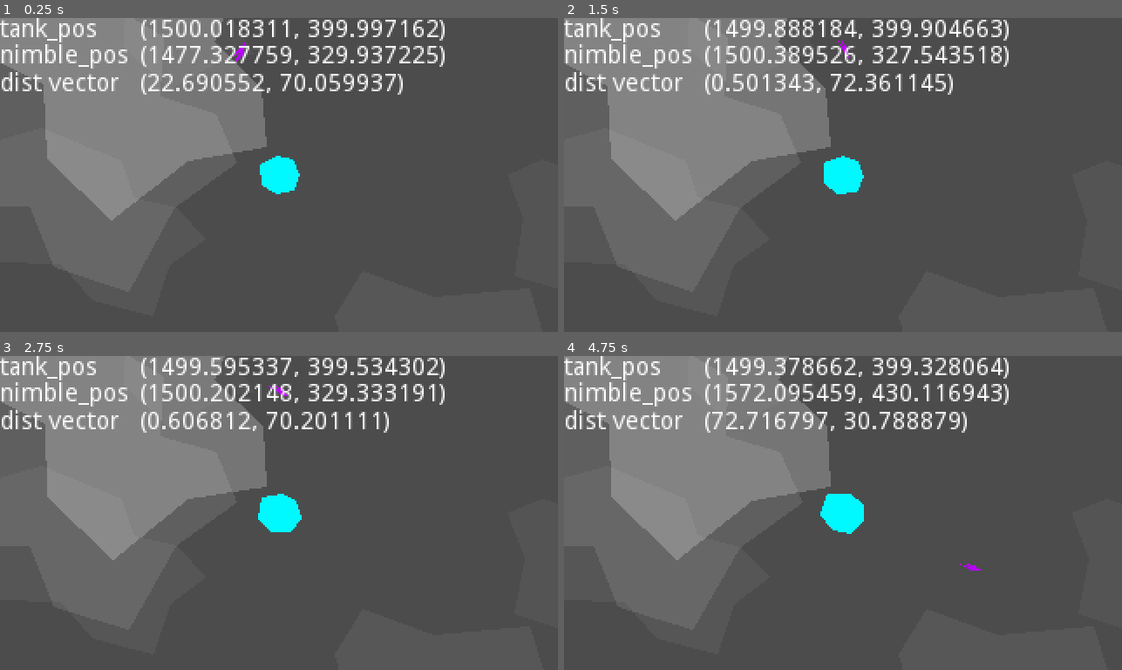
Above: before the commit, frames 1-4 (two rows, left to right).
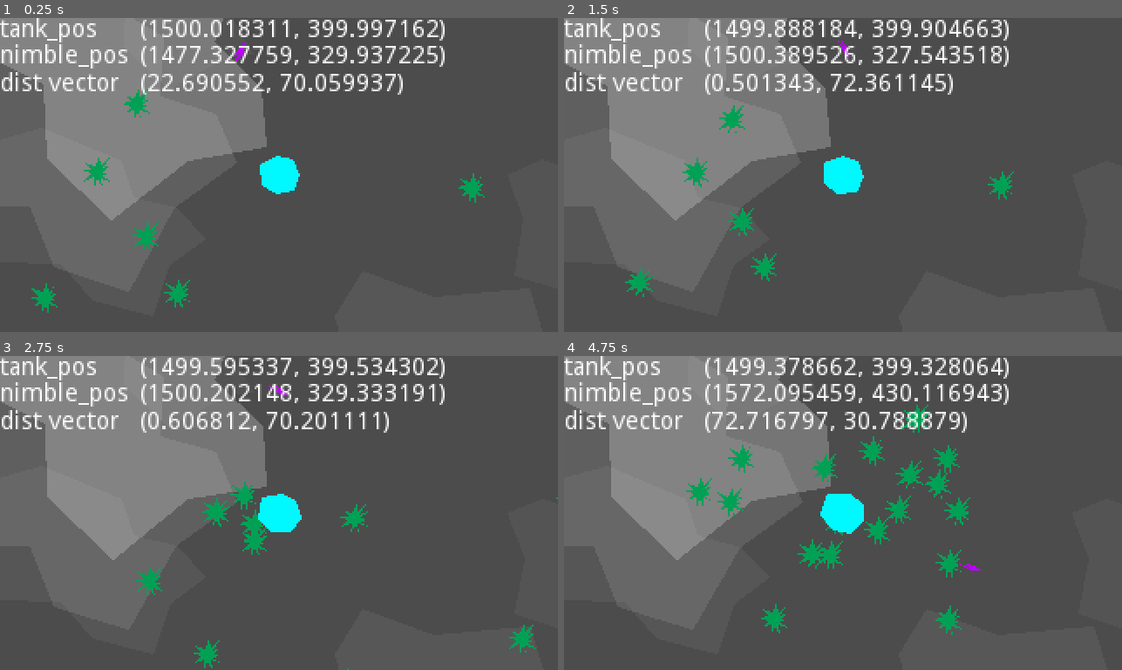
Above: after the commit, the same moments.

Repository: weresharks/krak-jam-2022
Game: Godot game, scene res://Main.tscn
Two runs of this game, one before a commit and one after it. Both use one fixed random seed, a clock stepped at 60 frames per second and the inputs below.
Inputs:
- Up to frame 1 (0.25 s): no input
- Up to frame 2 (1.5 s): hold D (nimble_right) 0.53-1.28 s; hold S (nimble_back) from 1.28 s (still down)
- Up to frame 3 (2.75 s): release S (nimble_back) at 2.03 s; hold D (nimble_right) from 2.03 s (still down)
- Up to frame 4 (4.75 s): release D (nimble_right) at 2.78 s; hold W (nimble_forward) 2.78-3.53 s; hold A (nimble_left) from 3.53 s (still down)

The runs differ from the first frame. In frame 1, 1.1% of the frame differs, in the area x 5-87%, y 22-94%; in frame 2, 1.1%; in frame 3, 1.4%; in frame 4, 2.9%, in the area x 21-73%, y 15-89%.

Commit message:
+ BaseMob and base behavior

Diff:
--- /dev/null
+++ b/game/BaseMob.gd
@@ -0,0 +1,54 @@
+extends Node2D
+
+
+export var tank_detection_range: float = 300
+export var base_speed: float = 50
+export var speed_variation: float = 10
+
+export var hunting_impulse: float = 0.3
+
+export var slowdown_impulse: float = 0.3
+export var slowdown_cutoff_speed: float = 5
+
+export var max_spontaneous_speed: float = 10
+export var spontaneous_impulse = 2
+
+
+var tank_detection_range_squared: float
+var tank_pos: Vector2
+var speed: float
+var velocity: Vector2 = Vector2.ZERO
+
+
+func start(pos: Vector2):
+	position = pos
+	speed = base_speed + rand_range(-speed_variation, speed_variation)
+
+
+# Called when the node enters the scene tree for the first time.
+func _ready():
+	tank_detection_range_squared = tank_detection_range * tank_detection_range
+
+func update_tank_pos(_tank_pos: Vector2):
+	tank_pos = _tank_pos
+
+
+# Called every frame. 'delta' is the elapsed time since the previous frame.
+func _process(delta):
+	var hunting: Vector2 = Vector2.ZERO
+	var slowdown: Vector2 = Vector2.ZERO
+	var spontaneous: Vector2 = Vector2.ZERO
+
+	var tank_dist_2 = position.distance_squared_to(tank_pos)
+	if tank_dist_2 < tank_detection_range_squared:
+		var tank_dir = position.direction_to(tank_pos)
+		hunting = tank_dir * hunting_impulse
+	else:
+		spontaneous = Vector2.UP.rotated(rand_range(0, 2 * PI)) * spontaneous_impulse
+
+		if velocity.length() >= slowdown_cutoff_speed:
+			slowdown = - velocity.normalized() * slowdown_impulse
+
+	velocity = velocity + hunting + slowdown + spontaneous
+
+	position += velocity * delta
--- /dev/null
+++ b/game/BaseMob.tscn
@@ -0,0 +1,17 @@
+[gd_scene load_steps=3 format=2]
+
+[ext_resource path="res://BaseMob.gd" type="Script" id=1]
+
+[sub_resource type="CircleShape2D" id=1]
+radius = 47.3814
+
+[node name="BaseMob" type="Node2D"]
+scale = Vector2( 0.15, 0.15 )
+script = ExtResource( 1 )
+
+[node name="Polygon2D" type="Polygon2D" parent="."]
+color = Color( 0, 0.635294, 0.337255, 1 )
+polygon = PoolVector2Array( 4, -66, 9, -23, 41, -59, 17, -16, 52, -29, 16, -1, 54, 2, 13, 7, 51, 33, 9, 19, 14, 57, -2, 24, -17, 54, -14, 18, -53, 32, -23, 4, -65, -9, -22, -11, -52, -40, -11, -25 )
+
+[node name="CollisionShape2D" type="CollisionShape2D" parent="."]
+shape = SubResource( 1 )
--- a/game/Main.gd
+++ b/game/Main.gd
@@ -8,11 +8,21 @@
 export var min_zoom_distance_y: float = 75
 export var max_zoom_distance_y: float = 500
 
+export var num_mobs: int = 100
+export var mob_margin: int = 100
+var mob_scene: PackedScene = load("res://BaseMob.tscn")
+
+export var scene_size: Vector2 = Vector2(3000, 800)
+
+
+var tank_pos: Vector2
+var mobs: Array = []
+
 # Called when the node enters the scene tree for the first time.
 func _ready():
 	randomize()
-	$Tank.start(Vector2(3000, 800))
-	var tank_pos: Vector2 = $Tank.position
+	$Tank.start(scene_size)
+	tank_pos = $Tank.position
 
 	var nimble_displacement_mag: float = (
 		initial_nimble_displacement +
@@ -22,6 +32,21 @@
 	$Nimble.update_tank_pos(tank_pos)
 	$Nimble.start(tank_pos + nimble_displacement)
 
+	spawn_mobs()
+
+func spawn_mobs():
+	for i in range(0, num_mobs):
+		var mob = mob_scene.instance()
+		mobs.append(mob)
+		mob.position = Vector2(
+			rand_range(mob_margin, scene_size.x - mob_margin),
+			rand_range(mob_margin, scene_size.y - mob_margin)
+		)
+		add_child(mob)
+
+	for m in mobs:
+		m.update_tank_pos(tank_pos)
+
 func update_debug(distance_vector):
 	$Debug/tank_pos.text = str($Tank.position)
 	$Debug/nimble_pos.text = str($Nimble.position)
@@ -29,6 +54,9 @@
 
 func _process(delta):
 	$Nimble.update_tank_pos($Tank.position)
+
+	for m in mobs:
+		m.update_tank_pos($Tank.position)
 
 	var distance_vector: Vector2 = ($Nimble.position - $Tank.position).abs()
 
--- a/game/Tank.gd
+++ b/game/Tank.gd
@@ -5,7 +5,7 @@
 export var min_speed: float = 10
 export var max_speed_spontaneous: float = 20
 export var spontaneous_acceleration_impulse: float = 0.1
-export var acceleration_impulse: float = 5
+export var acceleration_impulse: float = 3
 export var deceleration_impulse: float = 0.3
 export var margin_deceleration_impulse: float = 10
 export var max_acceleration: float = 5
